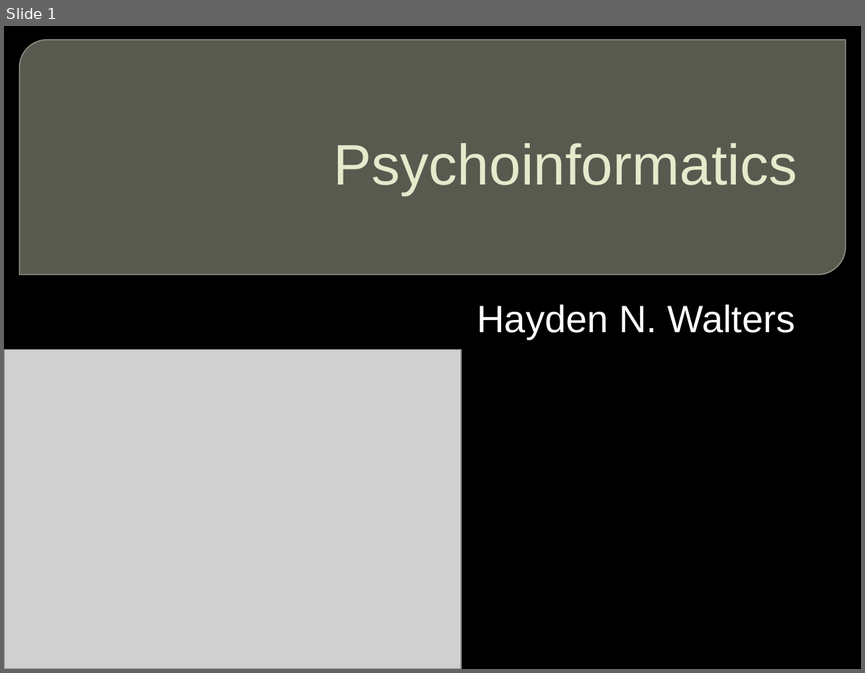
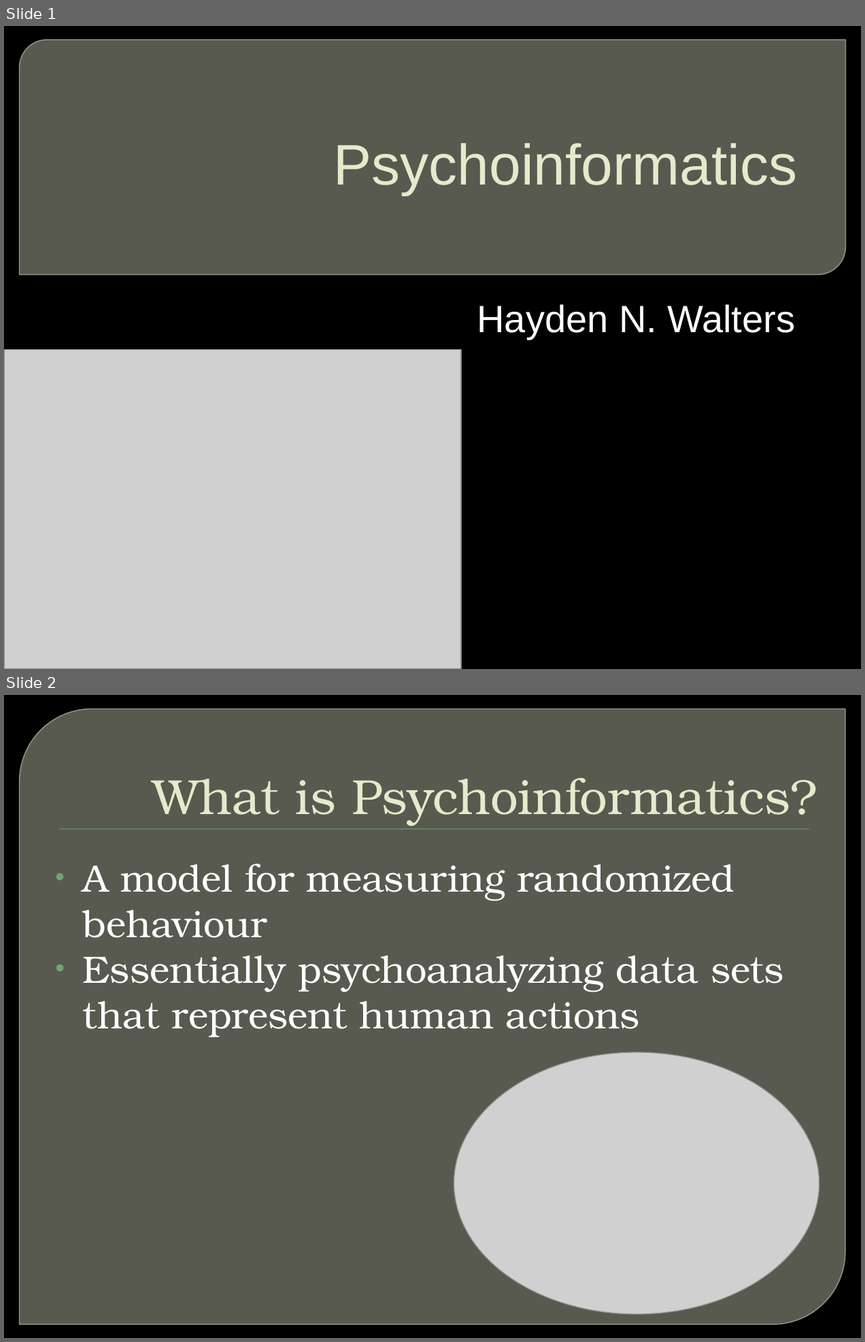
Before and after one commit to hnwalters/Essay-Reports, a slide deck: Documents & Presentations/E-Day Assignments/Career Path.pptx. Shown one above the other, each under a label of ours: slide 1 before the commit, slides 1 and 2 after it. The pictures are 865x673 and 865x1342 pixels, drawn with LibreOffice and Linux fonts; fonts in the diff are those of the drawing; grey boxes stand for pictures; background and template pictures are left out. Boxes give left, top, right and bottom in pixels: in the first picture for what was removed or moved away, otherwise in the second. Text is boxed around its words. In the diff, an @@ line names an element or a change of style, - is before the commit and + after.

```diff
--- a/Documents & Presentations/E-Day Assignments/Career Path.pptx
+++ b/Documents & Presentations/E-Day Assignments/Career Path.pptx
@@ slide 2 added at [4,695,861,1338], background picture (left out) @@
@@ round diag rect added at [20,709,845,1324], fill #888B7B at 65% opacity, outline #9DA090 0.87 pt @@
@@ title added at [152,778,817,826], 41.4 pt, text #E7EACB @@
+What is Psychoinformatics?
@@ rectangle added at [59,829,808,830], fill #72A376 @@
@@ text added at [83,864,783,1037], 32 pt, text #FFFFFF @@
+• A model for measuring randomized behaviour
+• Essentially psychoanalyzing data sets that represent human actions
@@ picture added at [454,1052,819,1314] @@
```
Also in this commit, not shown: 10 other slides added, 11 other files.
